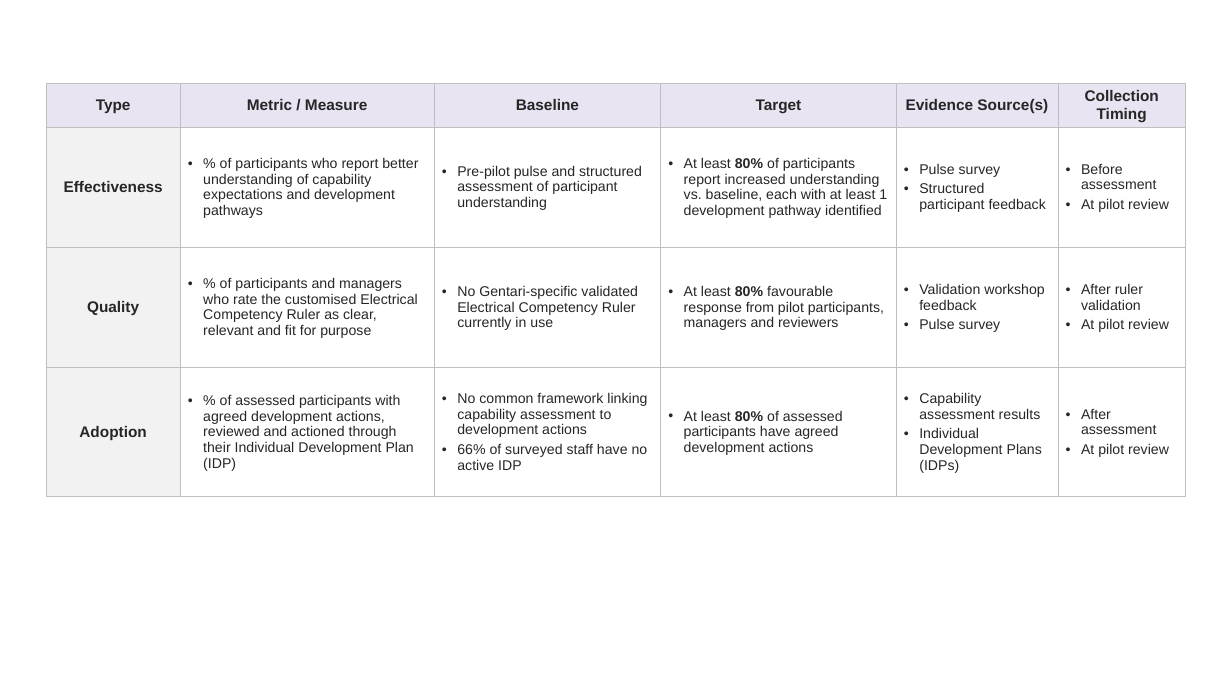
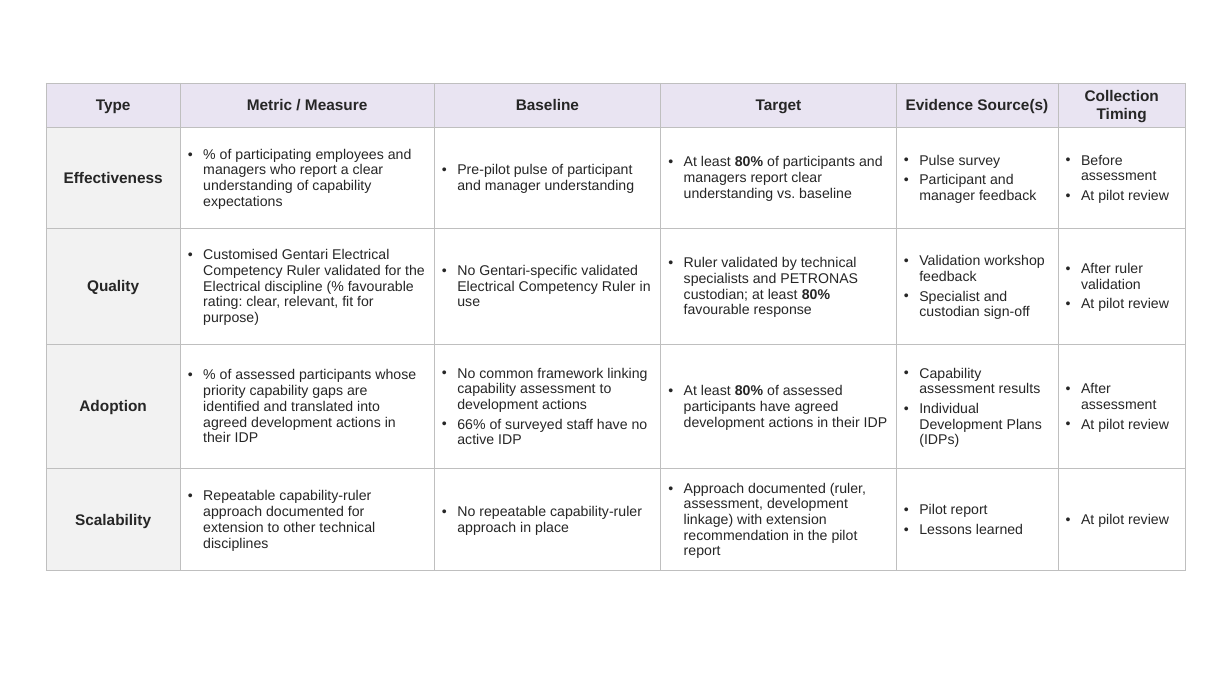
Before and after one commit to ungkumuhammad/POD-Capability-Talent-Strength, a slide deck: slide 1 of deliverables/Pilot_Success_Measures_Table.pptx. Drawn at 1232x693 pixels with LibreOffice and Linux fonts; fonts in the diff are those of the drawing. Boxes give left, top, right and bottom in pixels: in the first picture for what was removed or moved away, otherwise in the second. Text is boxed around its words. In the diff, an @@ line names an element or a change of style, - is before the commit and + after.

```diff
--- a/deliverables/Pilot_Success_Measures_Table.pptx
+++ b/deliverables/Pilot_Success_Measures_Table.pptx
@@ table at <box>46,83,1186,562</box> @@
-row 2: Effectiveness | % of participants who report better understanding of capability expectations and development pathways | Pre-pilot pulse and structured assessment of participant understanding | At least 80% of participants report increased understanding vs. baseline, each with at least 1 development pathway identified | Pulse survey / Structured participant feedback | Before assessment / At pilot review
-row 3: Quality | % of participants and managers who rate the customised Electrical Competency Ruler as clear, relevant and fit for purpose | No Gentari-specific validated Electrical Competency Ruler currently in use | At least 80% favourable response from pilot participants, managers and reviewers | Validation workshop feedback / Pulse survey | After ruler validation / At pilot review
-row 4: Adoption | % of assessed participants with agreed development actions, reviewed and actioned through their Individual Development Plan (IDP) | No common framework linking capability assessment to development actions / 66% of surveyed staff have no active IDP | At least 80% of assessed participants have agreed development actions | Capability assessment results / Individual Development Plans (IDPs) | After assessment / At pilot review
+row 2: Effectiveness | % of participating employees and managers who report a clear understanding of capability expectations | Pre-pilot pulse of participant and manager understanding | At least 80% of participants and managers report clear understanding vs. baseline | Pulse survey / Participant and manager feedback | Before assessment / At pilot review
+row 3: Quality | Customised Gentari Electrical Competency Ruler validated for the Electrical discipline (% favourable rating: clear, relevant, fit for purpose) | No Gentari-specific validated Electrical Competency Ruler in use | Ruler validated by technical specialists and PETRONAS custodian; at least 80% favourable response | Validation workshop feedback / Specialist and custodian sign-off | After ruler validation / At pilot review
+row 4: Adoption | % of assessed participants whose priority capability gaps are identified and translated into agreed development actions in their IDP | No common framework linking capability assessment to development actions / 66% of surveyed staff have no active IDP | At least 80% of assessed participants have agreed development actions in their IDP | Capability assessment results / Individual Development Plans (IDPs) | After assessment / At pilot review
+row 5: Scalability | Repeatable capability-ruler approach documented for extension to other technical disciplines | No repeatable capability-ruler approach in place | Approach documented (ruler, assessment, development linkage) with extension recommendation in the pilot report | Pilot report / Lessons learned | At pilot review
```
